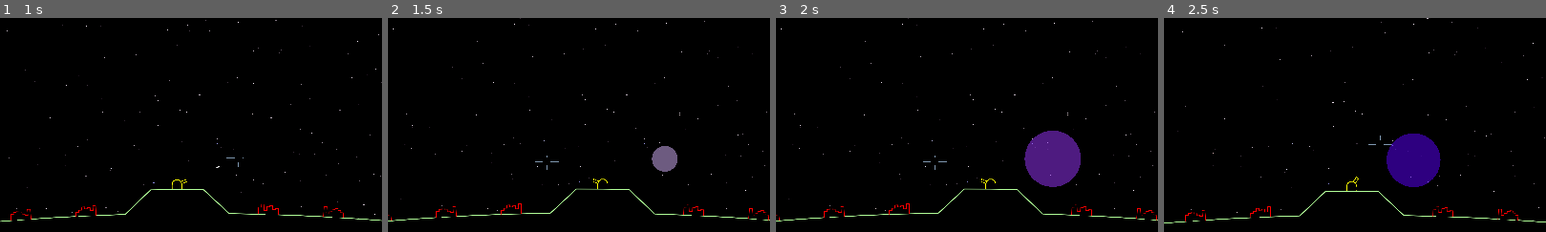
Above: before the commit, frames 1-4 (left to right).
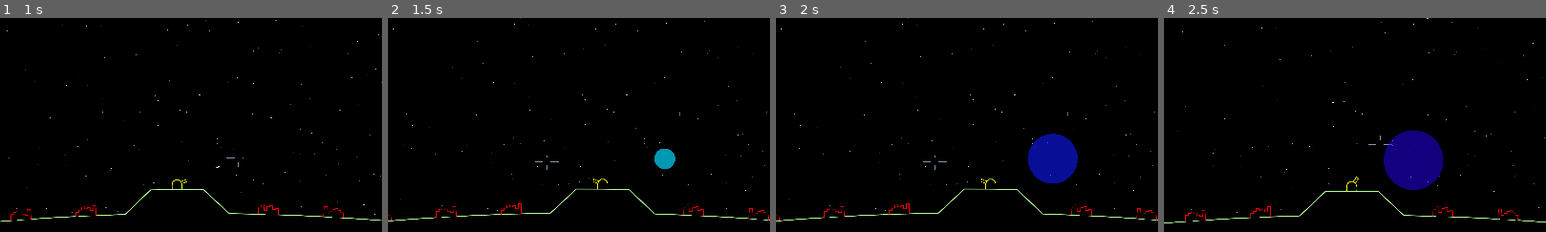
Above: after the commit, the same moments.

Repository: tartley/missile-commander
Game: Godot game, scene res://src/main/main.tscn
Two runs of this game, one before a commit and one after it. Both use one fixed random seed, a clock stepped at 60 frames per second and the inputs below.
Inputs (mouse positions are % of the whole screen's width and height, from its top left):
- Up to frame 1 (1 s): tap Enter at 0.5 s; move the mouse to (55, 50) at 0.52 s; hold W from 0.53 s (still down)
- Up to frame 2 (1.5 s): keep holding W; tap Space at 1.25 s; move the mouse to (45, 51) at 1.27 s
- Up to frame 3 (2 s): keep holding W
- Up to frame 4 (2.5 s): keep holding W; move the mouse to (52, 48) at 2.02 s
The pictures show only the part of the screen within x 24-74%, y 45-95%; the shares and areas given below are measured in that part.

Frame 1 is identical in both runs. In frame 2, 0.6% of the frame differs, in the area x 69-76%, y 59-72%; in frame 3, 3.0%; in frame 4, 3.4%, in the area x 57-74%, y 52-81%.

Commit message:
Color of BangShot starts blue, ends purple

Diff:
--- a/project.godot
+++ b/project.godot
@@ -20,7 +20,8 @@
 
 window/size/viewport_width=3840
 window/size/viewport_height=2160
-window/size/mode=3
+window/size/mode=2
+window/size/initial_position_type=2
 window/stretch/mode="canvas_items"
 window/stretch/aspect="keep_width"
 
--- a/src/bang_shot/bang_shot.gd
+++ b/src/bang_shot/bang_shot.gd
@@ -1,20 +1,25 @@
 class_name BangShot extends Node2D
 
-const SIZE := 150.0 # world co-ords
-const DURATION := 2.0 # seconds
+const SIZE := 50.0 # world co-ords
+const DURATION := 2.5 # seconds
 
 var age:float # seconds
 var progress:float # 0..1
 var size:float = 0.0
+# 0 from detonation of a shot.
+var generation:float # 0 from detonation of a shot. Increments for chain reactions.
 
 func _ready() -> void:
     self.name = Common.get_unique_name(self)
     self.age = 0.0
 
+func init_from_shot():
+    self.generation = 0
+
 func _process(delta:float) -> void:
     self.age += delta
     self.progress = self.age / DURATION
-    self.size = SIZE * max(0.01, sin(progress * PI))
+    self.size = SIZE * maxf(0.01, sin(progress * PI) * (3 + sin(progress * PI * self.generation)))
     $CollisionShape2D.shape.radius = self.size
     queue_redraw()
     if progress >= 1.0:
@@ -22,9 +27,9 @@
 
 func _draw() -> void:
     var color := Color(
-        1 - self.progress, # red
-        1 - min(1, self.progress * 2), # green
-        1, # blue,
-        0.5, # alpha
+        0.5 + 0.5 * sin(-PI/2 + progress * PI / 2), # red
+        maxf(0.0, cos(progress * PI * 1.5)), # green
+        1.0, # blue,
+        0.75 - self.progress / 2, # alpha
     )
     draw_circle(Vector2.ZERO, self.size, color)
Not shown, changed: README.md
